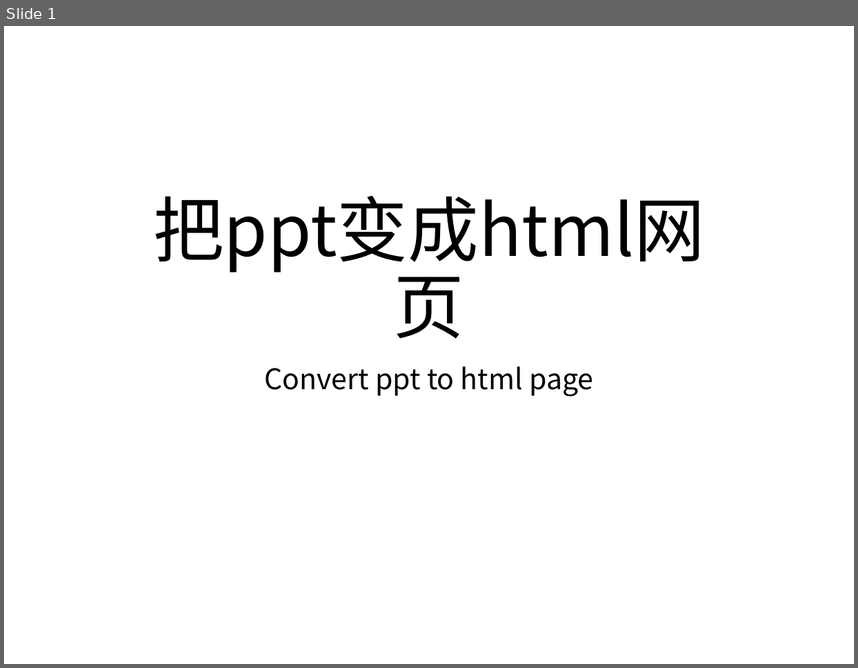
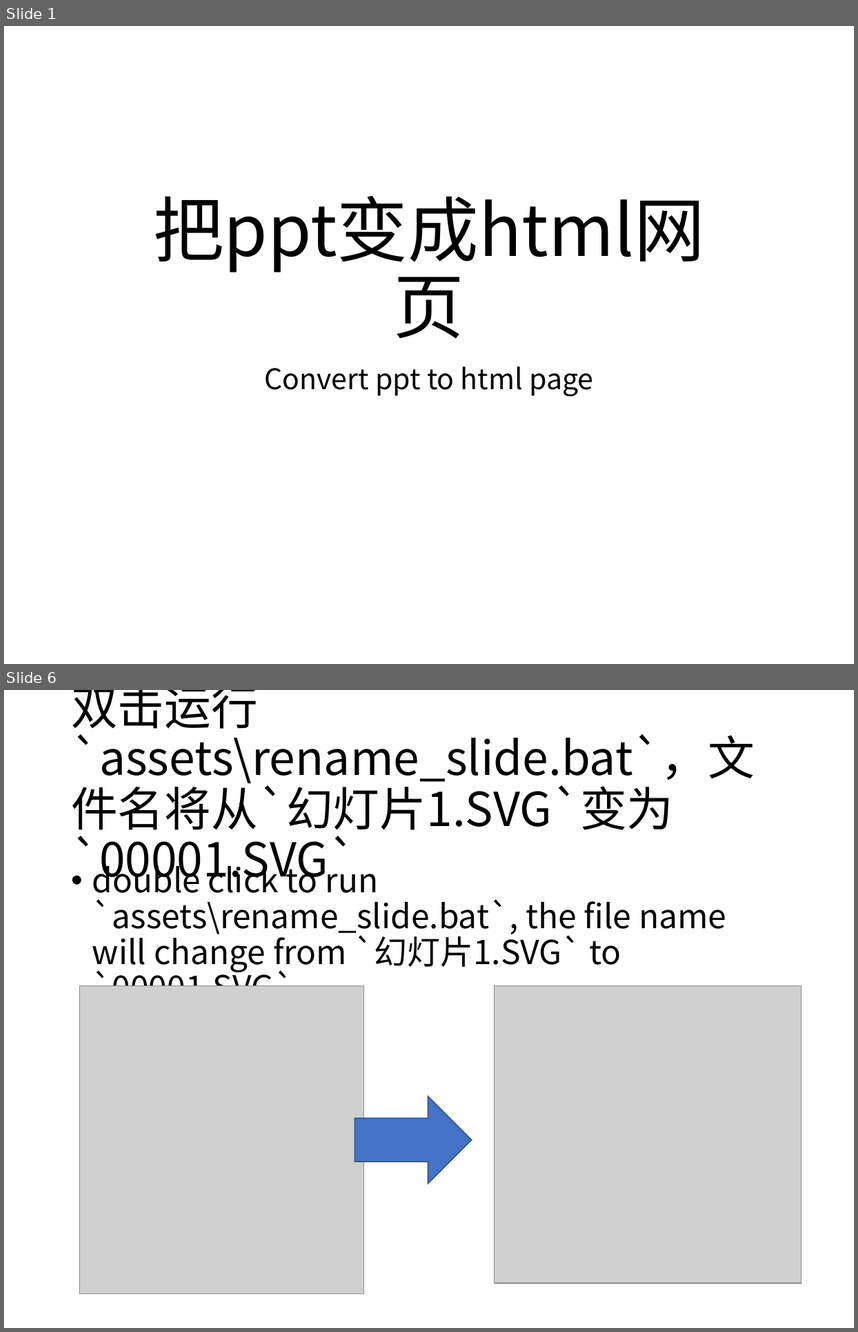
Before and after one commit to cxh1205/ppt2html, a slide deck: demo.pptx. Shown one above the other, each under a label of ours: slide 1 before the commit, slides 1 and 6 after it; the slides between them are not shown. The pictures are 858x668 and 858x1332 pixels, drawn with LibreOffice and Linux fonts; fonts in the diff are those of the drawing; grey boxes stand for pictures. Boxes give left, top, right and bottom in pixels: in the first picture for what was removed or moved away, otherwise in the second. Text is boxed around its words. In the diff, an @@ line names an element or a change of style, - is before the commit and + after.

```diff
--- a/demo.pptx
+++ b/demo.pptx
@@ slide 6 added at (4,690,854,1328), background #FFFFFF @@
@@ title added at (71,690,755,888), 39.6 pt, text #000000 @@
+双击运行`assets\rename_slide.bat`，文件名将从`幻灯片1.SVG`变为`00001.SVG`
@@ text added at (92,858,726,986), 28 pt, text #000000 @@
+• double click to run `assets\rename_slide.bat`, the file name will change from `幻灯片1.SVG` to `00001.SVG`
@@ picture added at (80,986,363,1294) @@
@@ picture added at (495,986,802,1283) @@
@@ right arrow added at (355,1096,472,1183), fill #4472C4, outline #325491 1 pt @@
```
Also in this commit, not shown: 6 other slides added, 1 slide removed, 16 other files.
